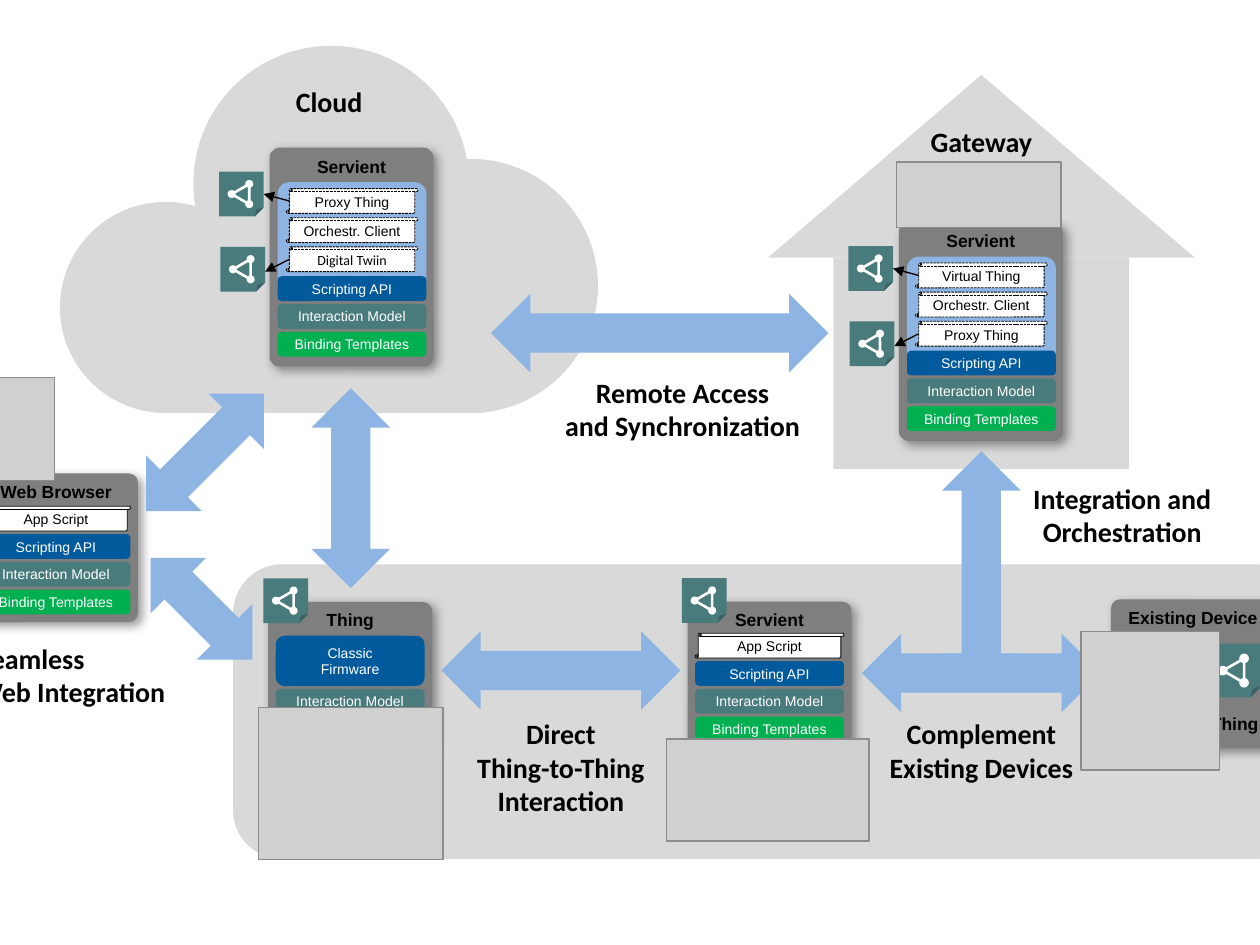
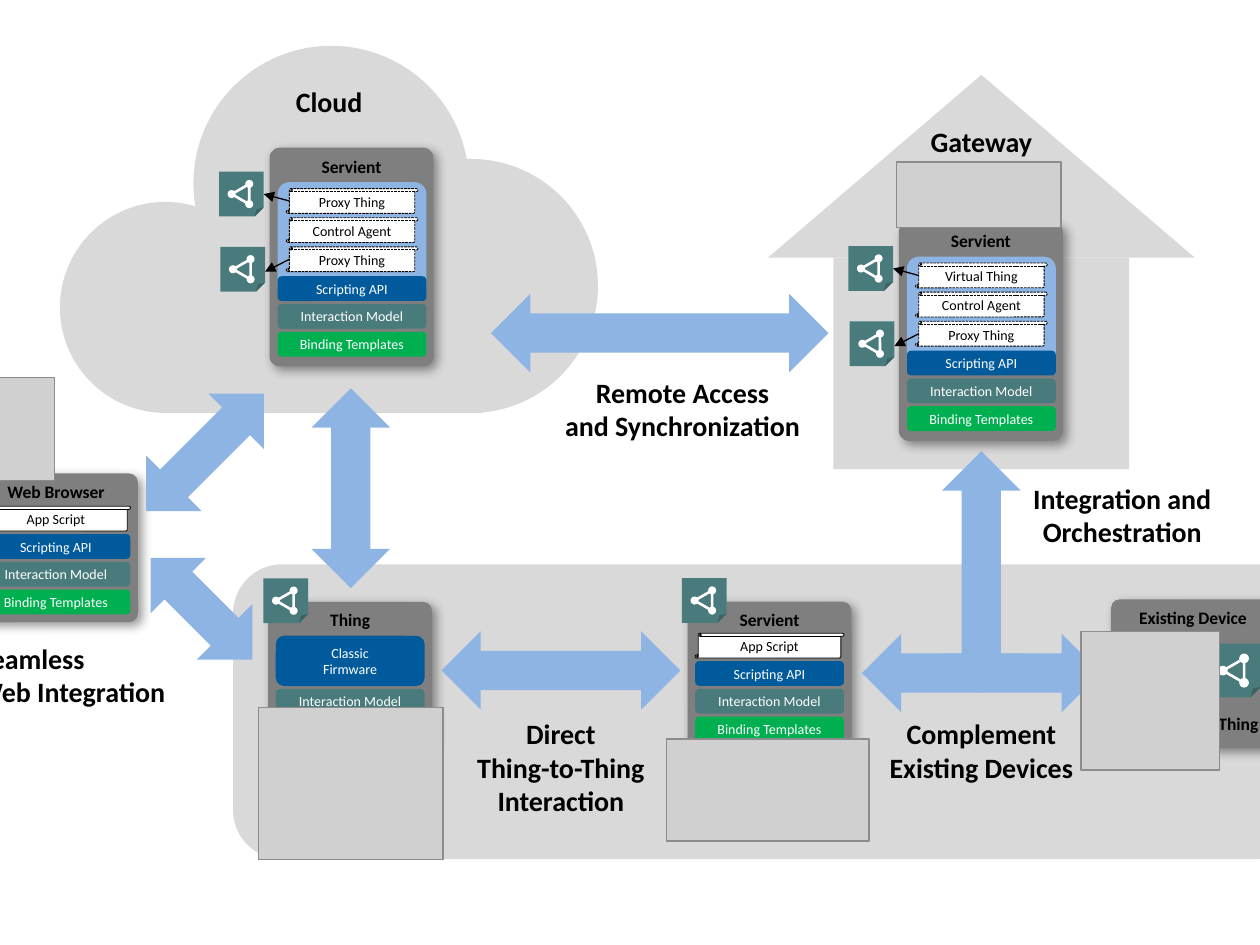
Before and after one commit to w3c/wot-architecture, a slide deck: slide 1 of images/wot-architecture-figures.pptx. Drawn at 1260x945 pixels with LibreOffice and Linux fonts; fonts in the diff are those of the drawing; grey boxes stand for pictures. Boxes give left, top, right and bottom in pixels: in the first picture for what was removed or moved away, otherwise in the second. Text is boxed around its words. In the diff, an @@ line names an element or a change of style, - is before the commit and + after.

```diff
--- a/images/wot-architecture-figures.pptx
+++ b/images/wot-architecture-figures.pptx
@@ text in vertical scroll at (313, 226, 392, 239): text changed; font Arial to Calibri @@
-Orchestr. Client
+Control Agent
@@ text in vertical scroll at (319, 255, 385, 268): text changed @@
-Digital Twiin
+Proxy Thing
@@ text in vertical scroll at (942, 300, 1021, 313): text changed; font Arial to Calibri @@
-Orchestr. Client
+Control Agent
@@ font Arial to Calibri in 26 elements at (268, 602, 432, 751), (276, 689, 425, 714), (276, 636, 425, 687), (1111, 600, 1260, 748), (688, 602, 852, 751), (696, 689, 844, 714), (696, 662, 844, 687), (696, 634, 844, 659), (696, 717, 844, 742), (898, 222, 1062, 441), (907, 378, 1056, 403), (907, 406, 1056, 431), (907, 350, 1056, 375), (916, 321, 1047, 346), (916, 263, 1047, 289), (270, 147, 433, 367), (277, 304, 426, 329), (277, 331, 426, 357), (277, 276, 426, 301), (286, 189, 417, 214), (0, 474, 137, 622), (0, 562, 130, 587), (0, 534, 130, 559), (0, 507, 130, 532), (0, 590, 130, 615), (1218, 716, 1258, 735) @@
@@ text "Thing": place and size @@
-text "Thing" at (1211, 716, 1258, 734)
+text "Thing" at (1218, 716, 1258, 735)
```
Also in this commit, not shown: 19 other files.
